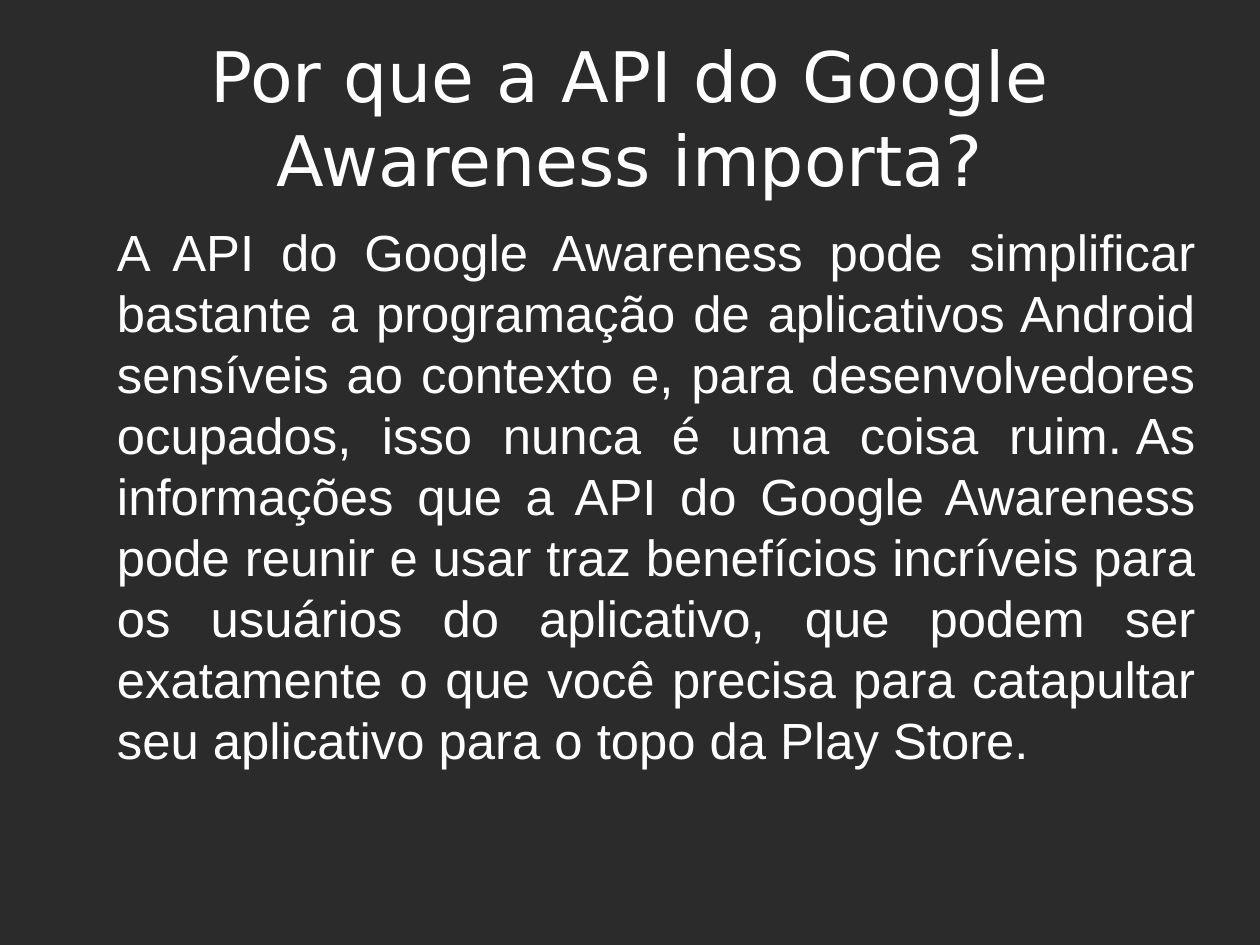
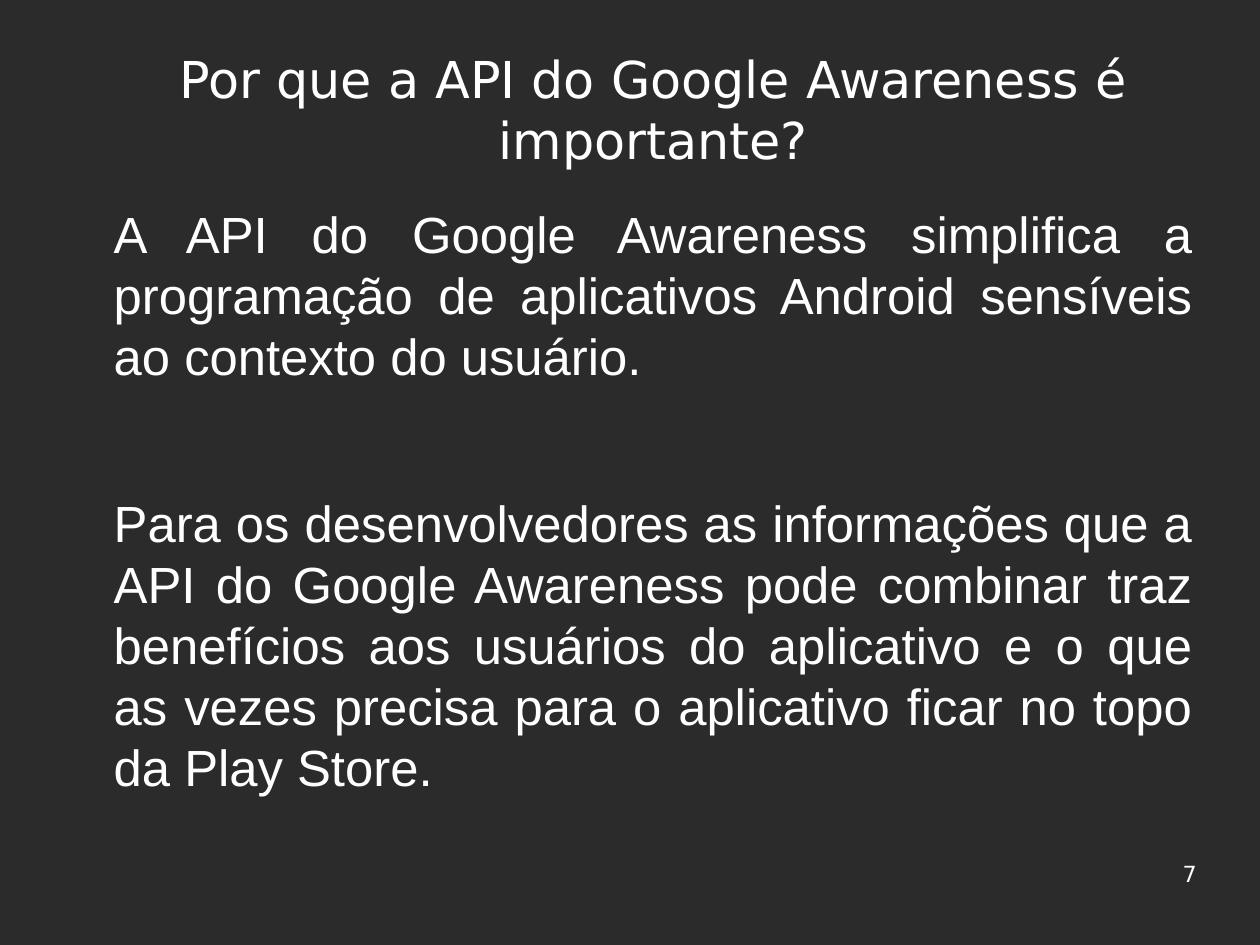
Before and after one commit to felipekian/seminario_FelipeDerkian_ISE_UFRR_2019, a slide deck: slide 7 of Seminário - ISE.odp. Drawn at 1260x945 pixels with LibreOffice and Linux fonts; fonts in the diff are those of the drawing; background and template pictures are left out; a plain dark background stands for a picture behind light text. Boxes give left, top, right and bottom in pixels: in the first picture for what was removed or moved away, otherwise in the second. Text is boxed around its words. In the diff, an @@ line names an element or a change of style, - is before the commit and + after.

```diff
--- a/Seminário - ISE.odp
+++ b/Seminário - ISE.odp
@@ title at (x1=179, y1=57, x2=1126, y2=170): text changed; size 43.9 to 32 pt @@
-Por que a API do Google Awareness importa?
+Por que a API do Google Awareness é importante?
@@ text at (x1=114, y1=216, x2=1192, y2=796): text changed @@
-A API do Google Awareness pode simplificar bastante a programação de aplicativos Android sensíveis ao contexto e, para desenvolvedores ocupados, isso nunca é uma coisa ruim. As informações que a API do Google Awareness pode reunir e usar traz benefícios incríveis para os usuários do aplicativo, que podem ser exatamente o que você precisa para catapultar seu aplicativo para o topo da Play Store.
+A API do Google Awareness simplifica a programação de aplicativos Android sensíveis ao contexto do usuário.
+Para os desenvolvedores as informações que a API do Google Awareness pode combinar traz benefícios aos usuários do aplicativo e o que as vezes precisa para o aplicativo ficar no topo da Play Store.
@@ page number added at (x1=1183, y1=865, x2=1197, y2=882), 14 pt, text #FFFFFF @@
+7
```
Also in this commit, not shown: 9 other slides changed, 2 slides added, 2 slides removed, 3 other files.
